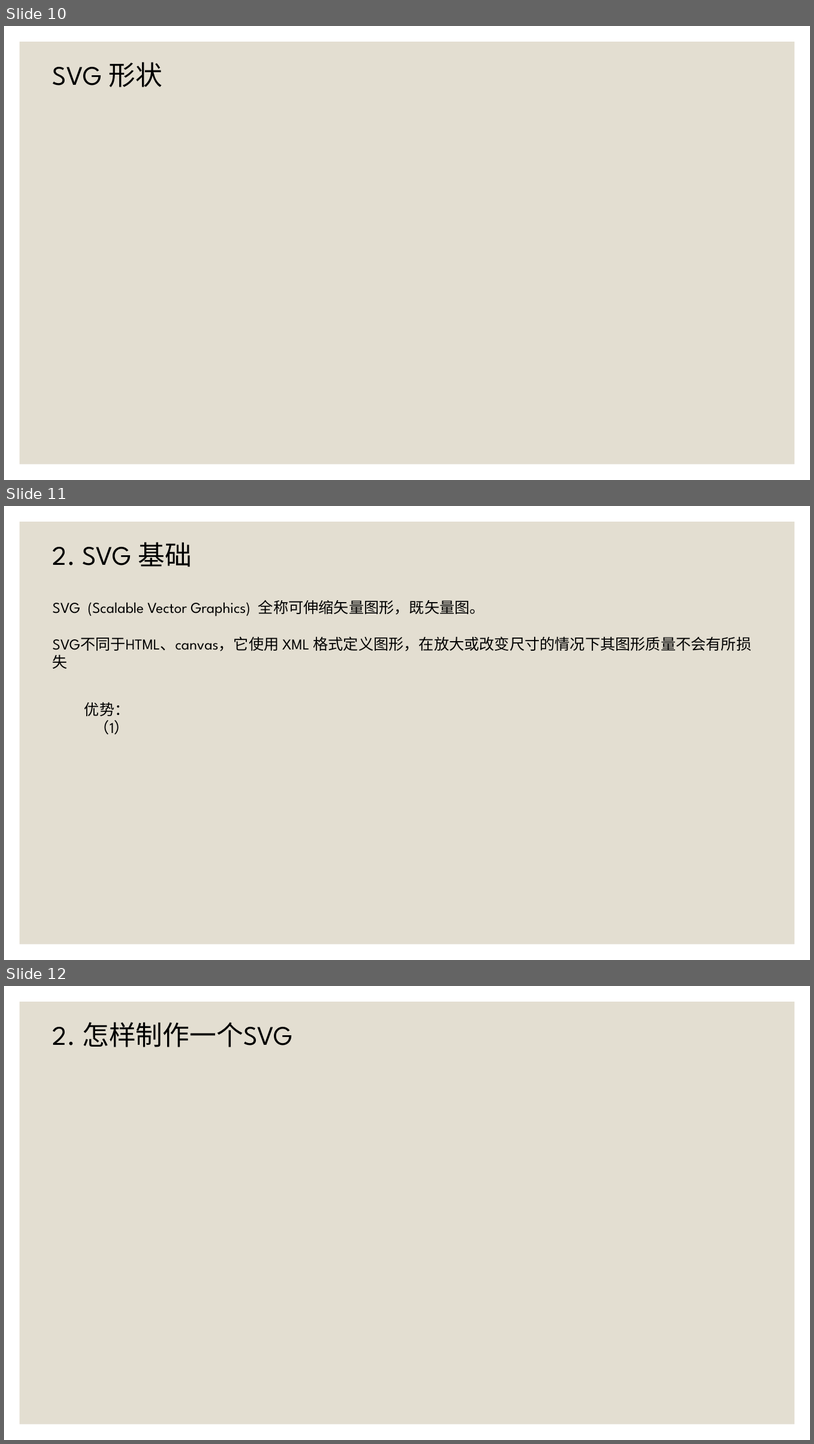
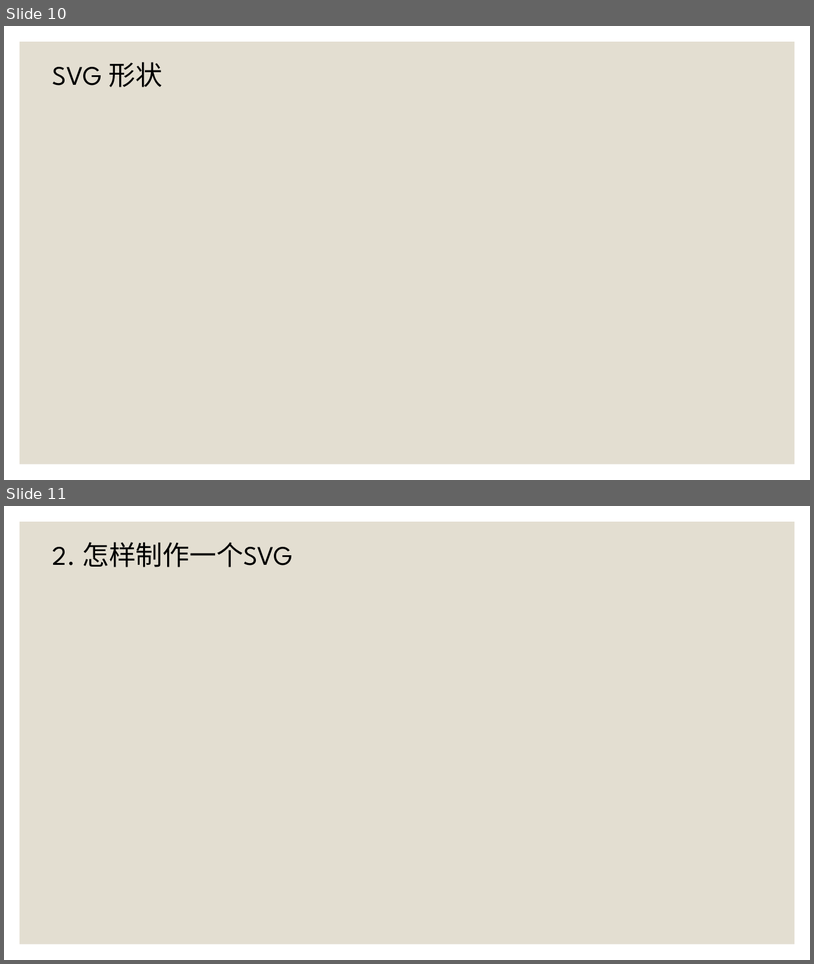
Before and after one commit to SouthLink/svg-demo, a slide deck: SVG动画 [自动保存] [自动保存].pptx. Shown one above the other, each under a label of ours: slides 10, 11 and 12 before the commit, slides 10 and 11 after it. The pictures are 814x1444 and 814x964 pixels, drawn with LibreOffice and Linux fonts; fonts in the diff are those of the drawing. Boxes give left, top, right and bottom in pixels: in the first picture for what was removed or moved away, otherwise in the second. Text is boxed around its words. In the diff, an @@ line names an element or a change of style, - is before the commit and + after.

```diff
--- a/SVG动画 [自动保存] [自动保存].pptx
+++ b/SVG动画 [自动保存] [自动保存].pptx
@@ slide 11 removed at bbox=[4, 506, 810, 960], background #FFFFFF; not listed: 1 template element that a slide beside it also shows @@
@@ text removed at bbox=[53, 542, 192, 567] @@
-2. SVG 基础
@@ text removed at bbox=[53, 600, 752, 669] @@
-SVG (Scalable Vector Graphics) 全称可伸缩矢量图形，既矢量图。
-SVG不同于HTML、canvas，它使用 XML 格式定义图形，在放大或改变尺寸的情况下其图形质量不会有所损失
@@ text removed at bbox=[84, 702, 130, 735] @@
-优势：
-（1）
@@ what was slide 12 is now slide 11 @@
```
Also in this commit, not shown: 3 slides changed, 3 slides added, 1 other slide removed, 14 other files.
